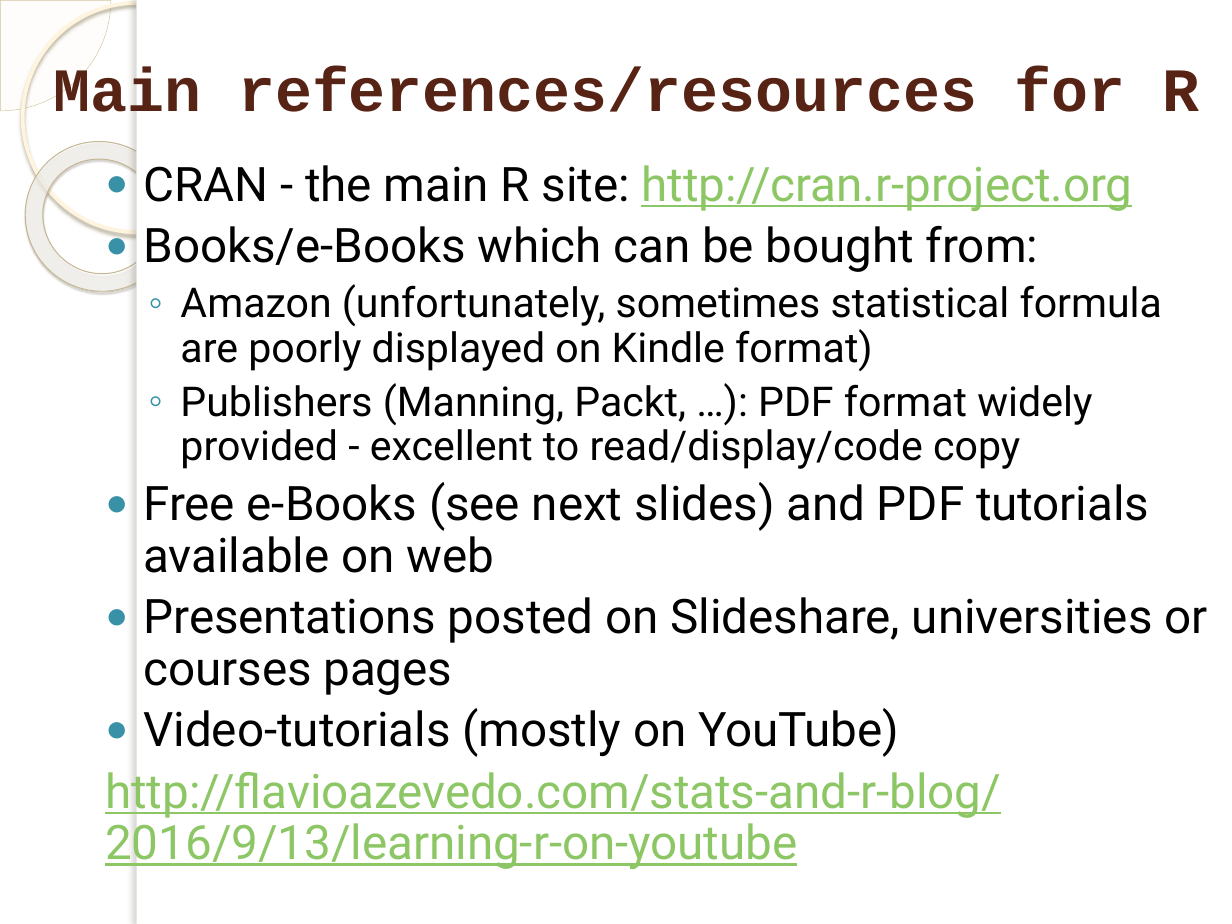
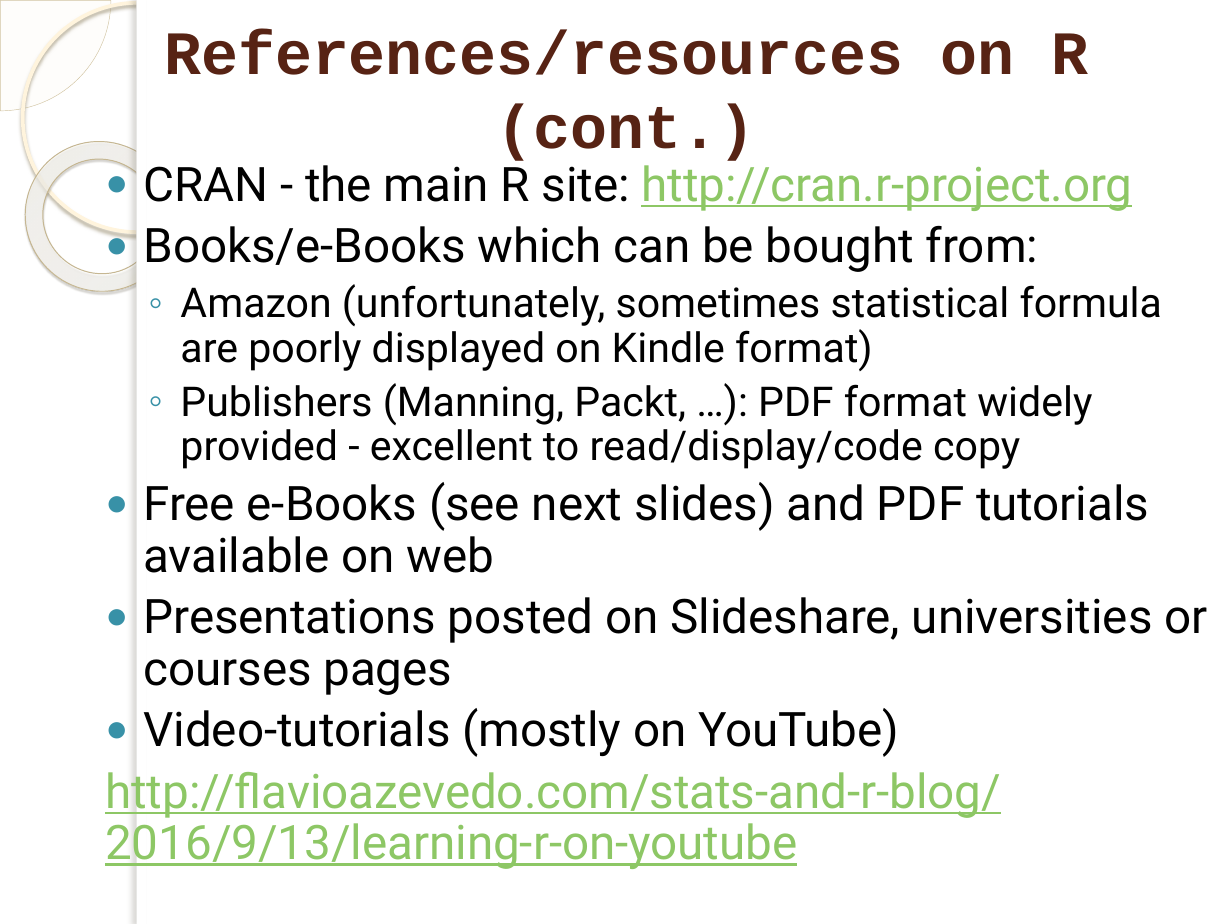
Before and after one commit to marinfotache/Data-Processing-Analysis-Science-with-R, a slide deck: slide 7 of 01 R_Introduction_Data Structures/01a_Introduction_to_R.pptx. Drawn at 1232x924 pixels with LibreOffice and Linux fonts; fonts in the diff are those of the drawing; background and template pictures are left out. Boxes give left, top, right and bottom in pixels: in the first picture for what was removed or moved away, otherwise in the second. Text is boxed around its words. In the diff, an @@ line names an element or a change of style, - is before the commit and + after.

```diff
--- a/01 R_Introduction_Data Structures/01a_Introduction_to_R.pptx
+++ b/01 R_Introduction_Data Structures/01a_Introduction_to_R.pptx
@@ title at [164, 31, 1088, 166]: text changed @@
-Main references/resources for R
+References/resources on R (cont.)
```
Also in this commit, not shown: 3 other slides changed, 1 other file.
